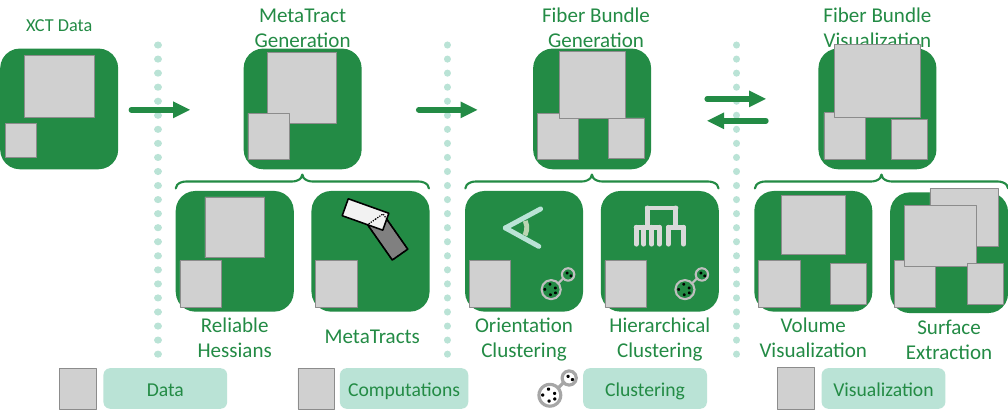
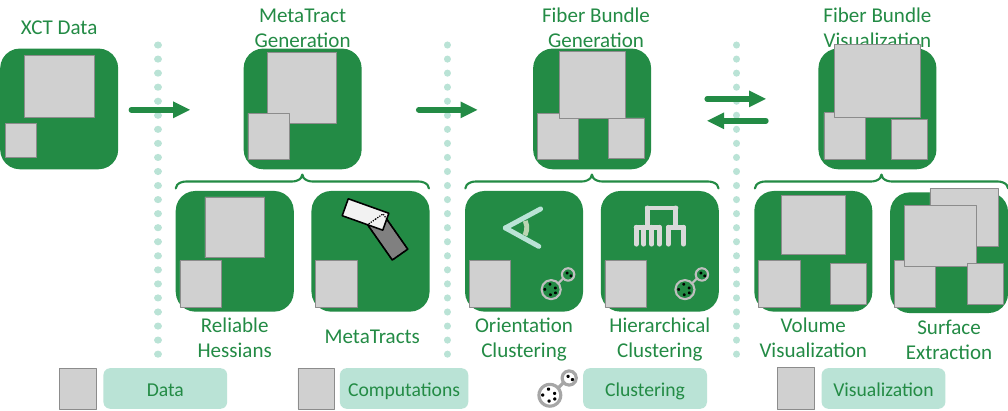
Before and after one commit to bhattaca/MetaTracts_pvis, a slide deck: slide 1 of workflow.pptx. Drawn at 1008x411 pixels with LibreOffice and Linux fonts; fonts in the diff are those of the drawing; grey boxes stand for pictures. Boxes give left, top, right and bottom in pixels: in the first picture for what was removed or moved away, otherwise in the second. Text is boxed around its words. In the diff, an @@ line names an element or a change of style, - is before the commit and + after.

Commit message:
Updated the workflow figure

```diff
--- a/workflow.pptx
+++ b/workflow.pptx
@@ text "XCT Data" at bbox=[21, 20, 98, 34]: size 26 to 30 pt @@
```
